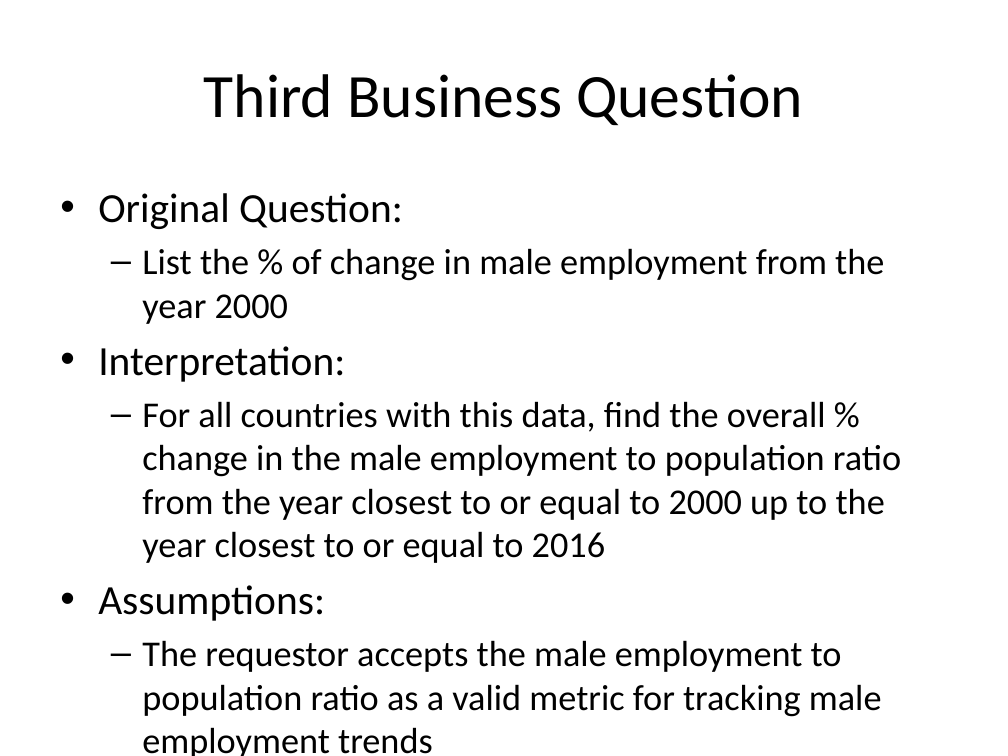
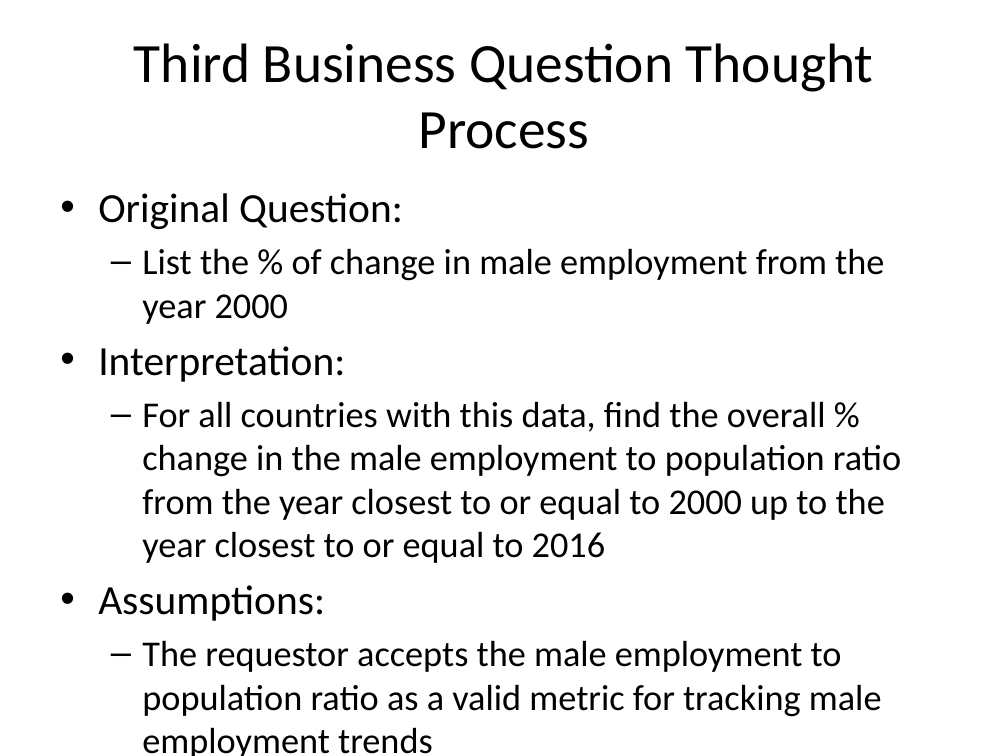
Before and after one commit to Dec-17-Big-Data/project1-bkeeper94, a slide deck: slide 16 of Project1-Presentation-Ben-Keeper.pptx. Drawn at 1008x756 pixels with LibreOffice and Linux fonts; fonts in the diff are those of the drawing. Boxes give left, top, right and bottom in pixels: in the first picture for what was removed or moved away, otherwise in the second. Text is boxed around its words. In the diff, an @@ line names an element or a change of style, - is before the commit and + after.

```diff
--- a/Project1-Presentation-Ben-Keeper.pptx
+++ b/Project1-Presentation-Ben-Keeper.pptx
@@ title at [134,43,874,149]: text changed; size 44 to 39.6 pt @@
-Third Business Question
+Third Business Question Thought Process
```
Also in this commit, not shown: 11 other slides changed, 2 other files.
